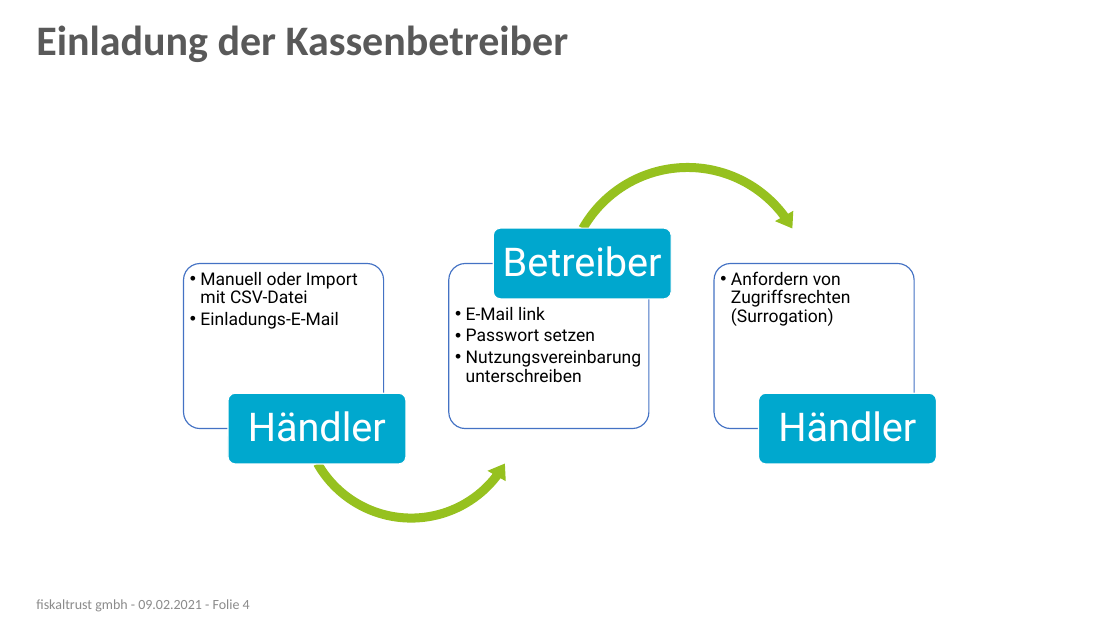
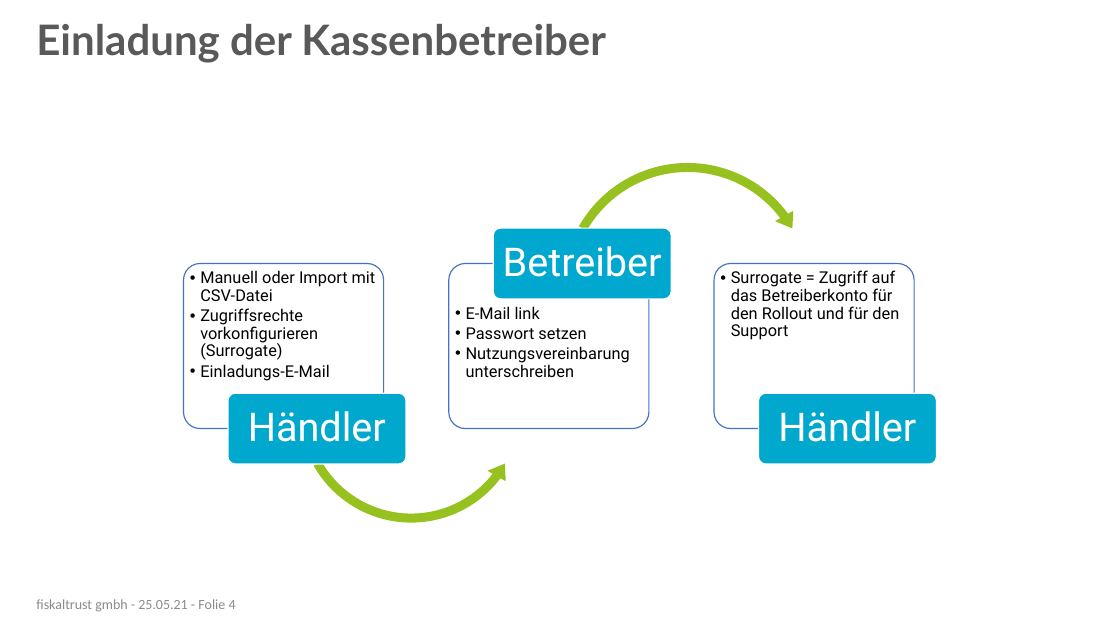
Before and after one commit to fiskaltrust/getting-started, a slide deck: slide 4 of posdealers/presentations/tech/media/posdealer-tech-rollout.pptx. Drawn at 1120x630 pixels with LibreOffice and Linux fonts; fonts in the diff are those of the drawing; background and template pictures are left out. Boxes give left, top, right and bottom in pixels: in the first picture for what was removed or moved away, otherwise in the second. Text is boxed around its words. In the diff, an @@ line names an element or a change of style, - is before the commit and + after.

```diff
--- a/posdealers/presentations/tech/media/posdealer-tech-rollout.pptx
+++ b/posdealers/presentations/tech/media/posdealer-tech-rollout.pptx
@@ title "Einladung der Kassenbetreiber" at (x1=36, y1=24, x2=606, y2=63): font Calibri to Lato @@
@@ text at (x1=200, y1=270, x2=376, y2=381): size 15 to 14 pt in "Manuell oder Import mit CSV-Datei", "Einladungs-E-Mail" @@
@@ text at (x1=731, y1=270, x2=899, y2=340): text changed; size 15 to 14 pt @@
-  • Anfordern von Zugriffsrechten (Surrogation)
+  • Surrogate = Zugriff auf das Betreiberkonto für den Rollout und für den Support
@@ text at (x1=200, y1=308, x2=318, y2=360): paragraph added @@
+  • Zugriffsrechte vorkonfigurieren (Surrogate)
@@ text "E-Mail link" at (x1=466, y1=306, x2=630, y2=377): size 15 to 14 pt @@
@@ text at (x1=36, y1=599, x2=236, y2=612): text changed @@
-fiskaltrust gmbh - 09.02.2021 - Folie 4
+fiskaltrust gmbh - 25.05.21 - Folie 4
```
Also in this commit, not shown: 9 other slides changed, 12 slides removed, 3 other files.
